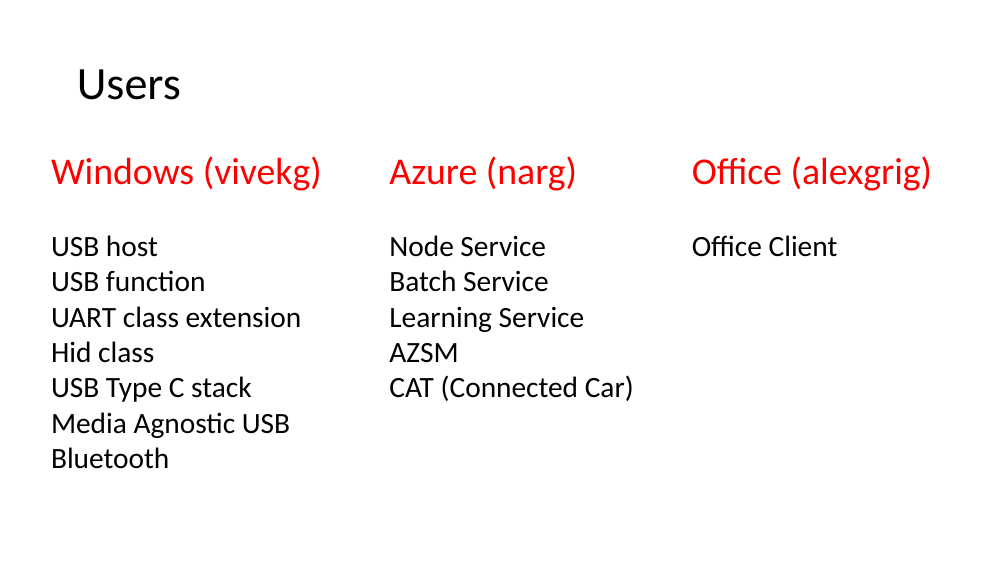
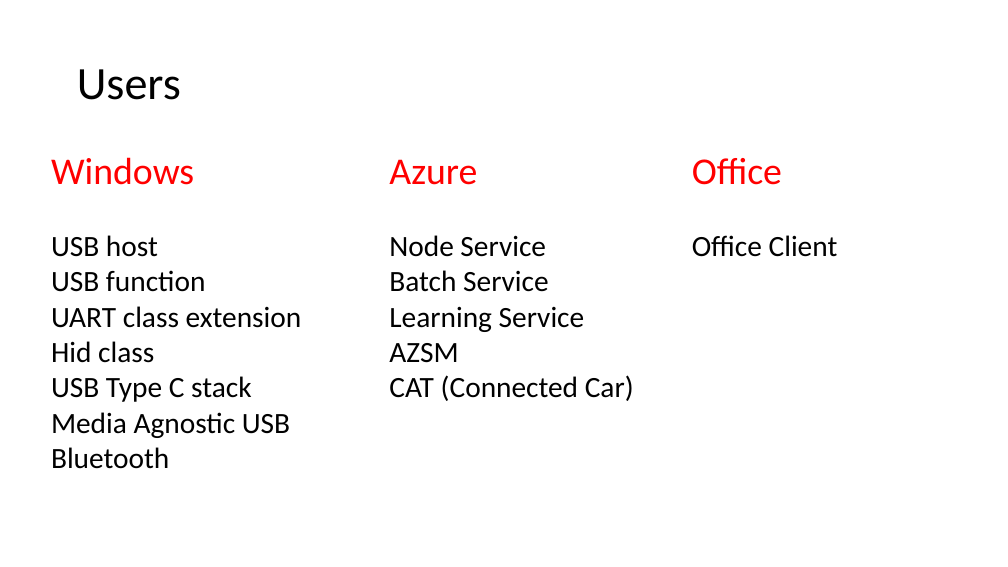
Before and after one commit to p-org/P, a slide deck: slide 8 of RVTutorial/P-tutorial-Part-1.pptx. Drawn at 1008x567 pixels with LibreOffice and Linux fonts; fonts in the diff are those of the drawing. Boxes give left, top, right and bottom in pixels: in the first picture for what was removed or moved away, otherwise in the second. Text is boxed around its words. In the diff, an @@ line names an element or a change of style, - is before the commit and + after.

Commit message:
updated slides

```diff
--- a/RVTutorial/P-tutorial-Part-1.pptx
+++ b/RVTutorial/P-tutorial-Part-1.pptx
@@ text at (51,157,194,185): text changed @@
-Windows (vivekg)
+Windows
@@ text at (389,159,477,185): text changed @@
-Azure (narg)
+Azure
@@ text at (692,158,782,185): text changed @@
-Office (alexgrig)
+Office
```
Also in this commit, not shown: 4 slides removed, 1 other file.
